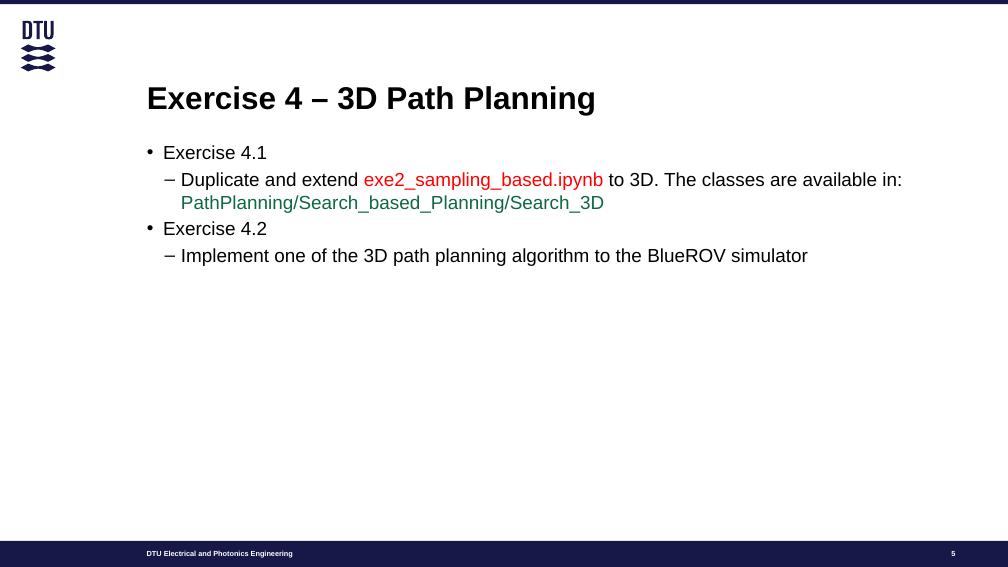
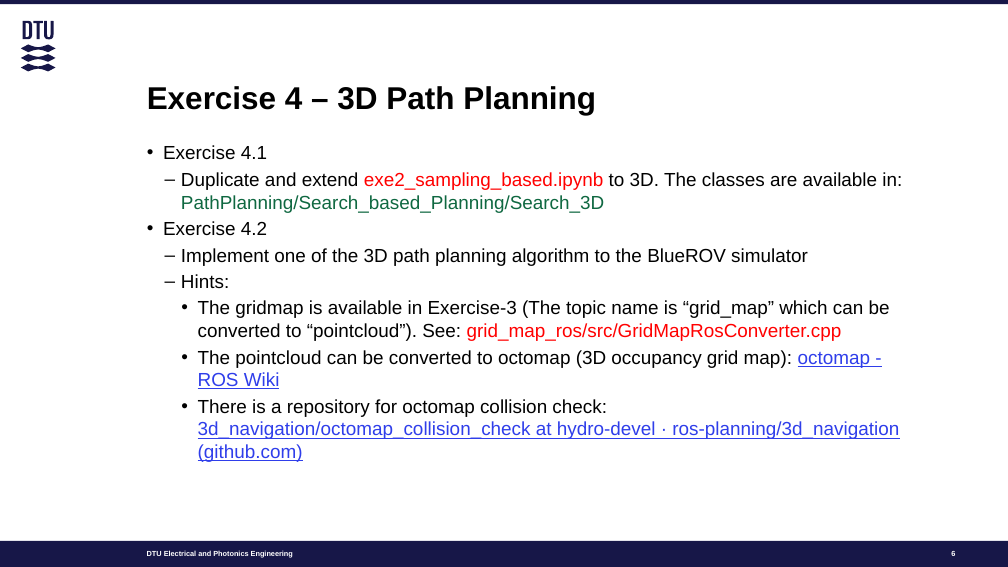
Before and after one commit to schollenkopf/MarineRoboticsTeam1, a slide deck: slide 6 of Slides/T3 - Path Planning.pptx (slide 5 before the commit). Drawn at 1008x567 pixels with LibreOffice and Linux fonts; fonts in the diff are those of the drawing. Boxes give left, top, right and bottom in pixels: in the first picture for what was removed or moved away, otherwise in the second. Text is boxed around its words. In the diff, an @@ line names an element or a change of style, - is before the commit and + after.

```diff
--- a/Slides/T3 - Path Planning.pptx
+++ b/Slides/T3 - Path Planning.pptx
@@ text at (181,274,899,462): paragraphs added @@
+  – Hints:
+    • The gridmap is available in Exercise-3 (The topic name is “grid_map” which can be converted to “pointcloud”). See: grid_map_ros/src/GridMapRosConverter.cpp
+    • The pointcloud can be converted to octomap (3D occupancy grid map): octomap - ROS Wiki
+    • There is a repository for octomap collision check: 3d_navigation/octomap_collision_check at hydro-devel · ros-planning/3d_navigation (github.com)
```
Also in this commit, not shown: 1 other slide changed, 1 slide added.
